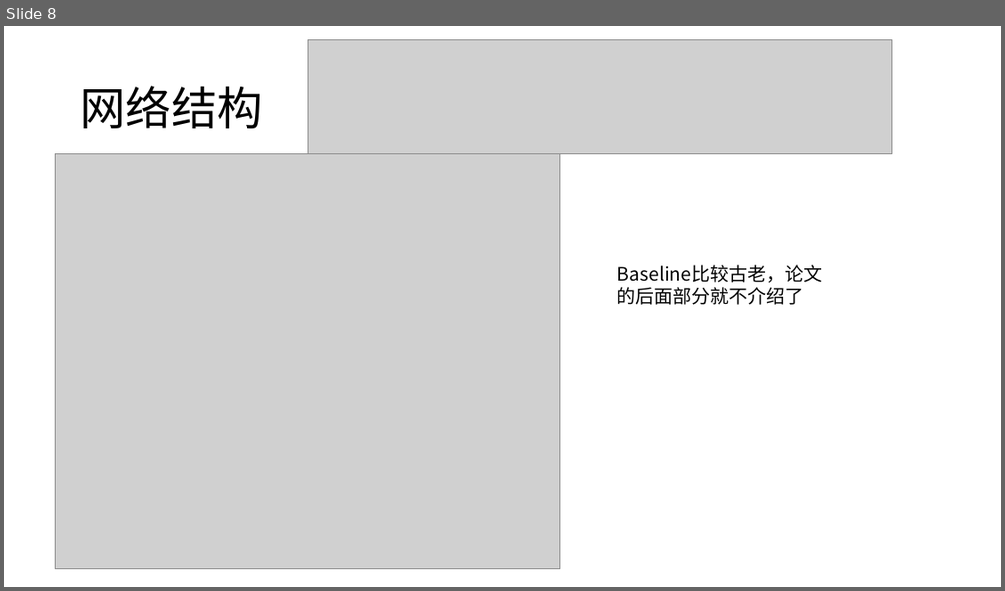
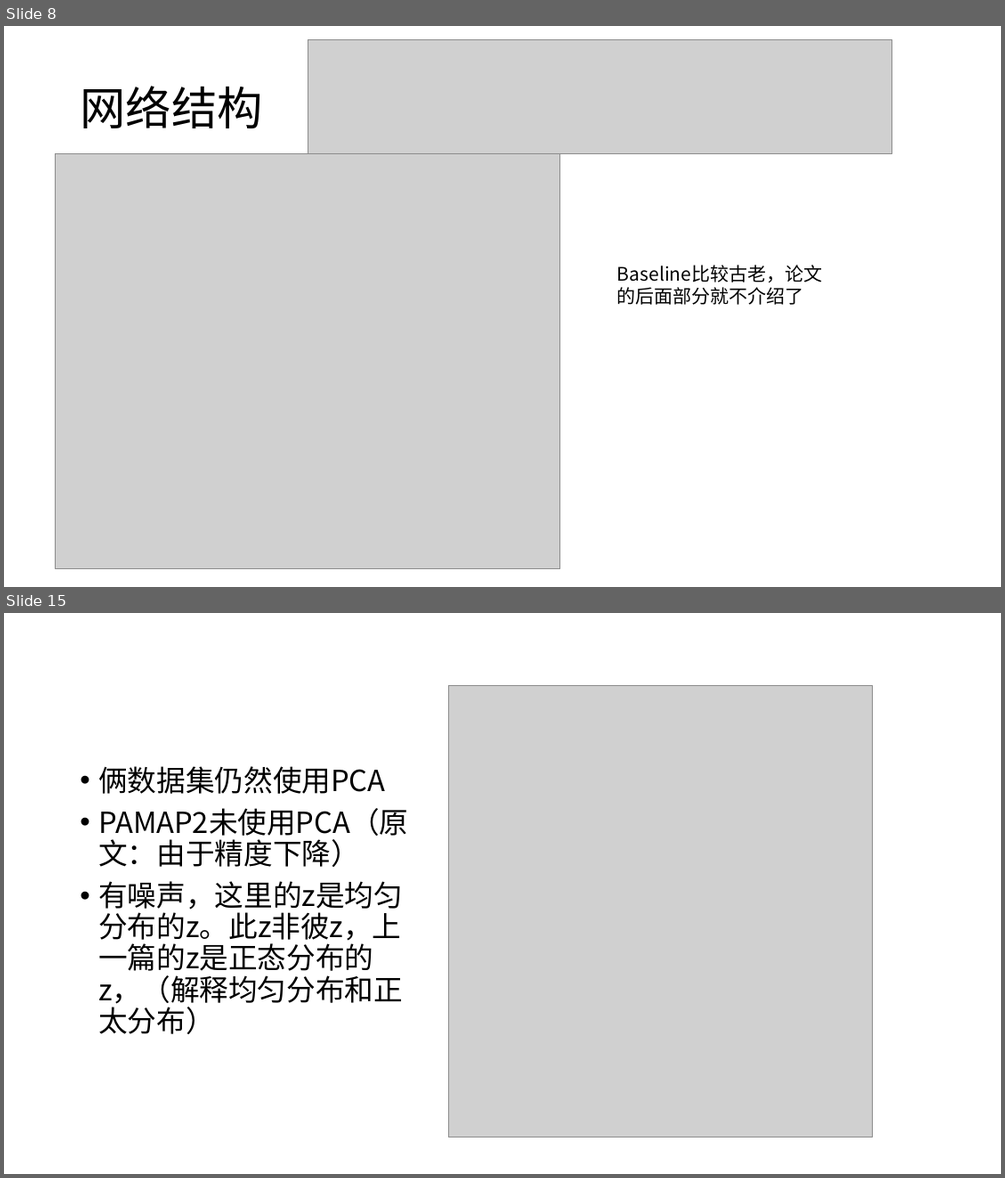
Before and after one commit to dundundundun5/python, a slide deck: literature_notes/ddnn-semi.pptx. Shown one above the other, each under a label of ours: slide 8 before the commit, slides 8 and 15 after it; the slides between them are not shown. The pictures are 1005x591 and 1005x1178 pixels, drawn with LibreOffice and Linux fonts; fonts in the diff are those of the drawing; grey boxes stand for pictures. Boxes give left, top, right and bottom in pixels: in the first picture for what was removed or moved away, otherwise in the second. Text is boxed around its words. In the diff, an @@ line names an element or a change of style, - is before the commit and + after.

```diff
--- a/literature_notes/ddnn-semi.pptx
+++ b/literature_notes/ddnn-semi.pptx
@@ slide 15 added at box(4, 613, 1001, 1174), background #FFFFFF @@
@@ picture added at box(448, 686, 873, 1137) @@
@@ text added at box(98, 766, 408, 1034), 28 pt, text #000000 @@
+• 俩数据集仍然使用PCA
+• PAMAP2未使用PCA（原文：由于精度下降）
+• 有噪声，这里的z是均匀分布的z。此z非彼z，上一篇的z是正态分布的z，（解释均匀分布和正太分布）
```
Also in this commit, not shown: 13 other slides added.
